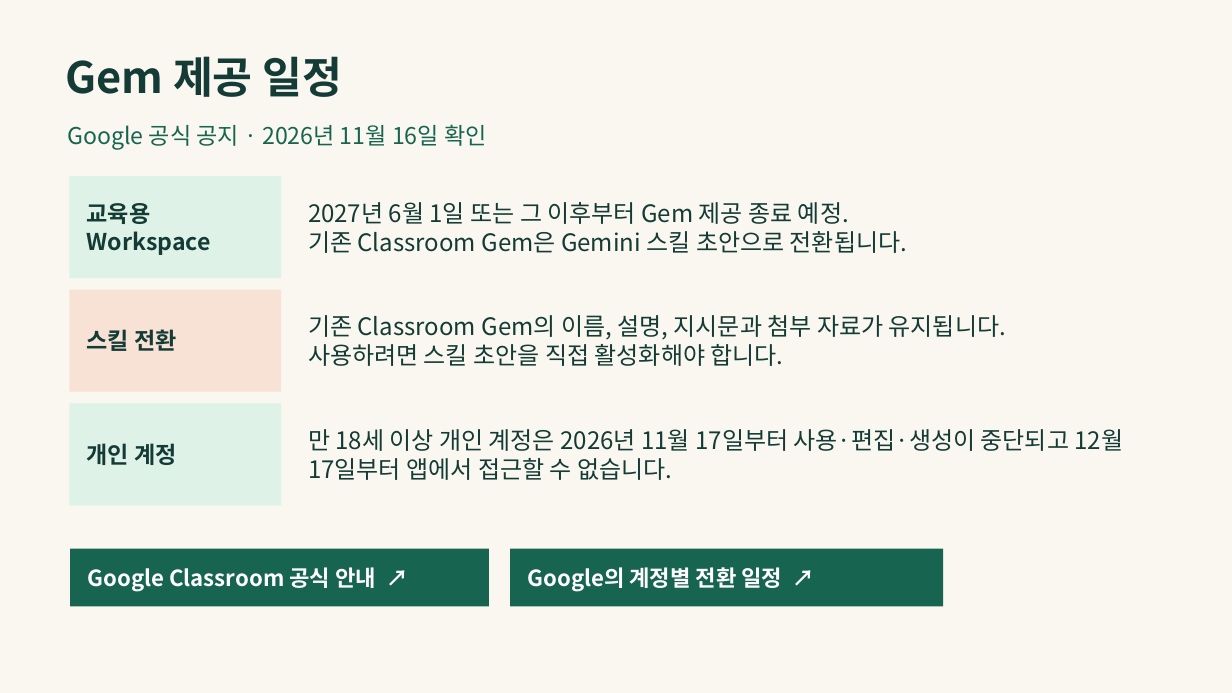
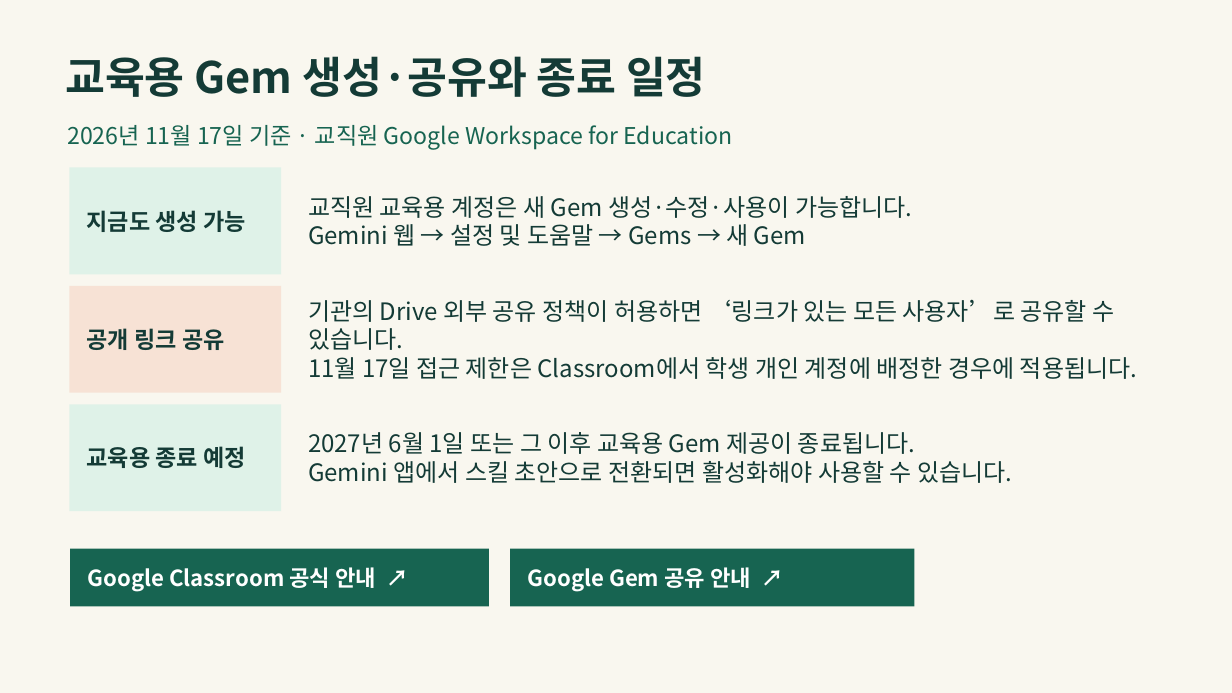
Before and after one commit to LUCKYBRIDGE/gemini-discussion, a slide deck: slide 16 of output/gemini-discussion.pptx. Drawn at 1232x693 pixels with LibreOffice and Linux fonts; fonts in the diff are those of the drawing. Boxes give left, top, right and bottom in pixels: in the first picture for what was removed or moved away, otherwise in the second. Text is boxed around its words. In the diff, an @@ line names an element or a change of style, - is before the commit and + after.

Commit message:
Clarify education Gem creation and public link sharing

```diff
--- a/output/gemini-discussion.pptx
+++ b/output/gemini-discussion.pptx
@@ text at (x1=65, y1=56, x2=706, y2=97): text changed @@
-Gem 제공 일정
+교육용 Gem 생성·공유와 종료 일정
@@ text at (x1=67, y1=125, x2=733, y2=150): text changed @@
-Google 공식 공지 · 2026년 11월 16일 확인
+2026년 11월 17일 기준 · 교직원 Google Workspace for Education
@@ rectangle "지금도 생성 가능" resized from (x1=69, y1=177, x2=281, y2=278) to (x1=69, y1=167, x2=281, y2=274) @@
@@ text at (x1=308, y1=196, x2=912, y2=246): text changed @@
-2027년 6월 1일 또는 그 이후부터 Gem 제공 종료 예정.
-기존 Classroom Gem은 Gemini 스킬 초안으로 전환됩니다.
+교직원 교육용 계정은 새 Gem 생성·수정·사용이 가능합니다.
+Gemini 웹 → 설정 및 도움말 → Gems → 새 Gem
@@ text in rectangle at (x1=87, y1=210, x2=246, y2=232): text changed @@
-교육용 Workspace
+지금도 생성 가능
@@ rectangle "공개 링크 공유" resized from (x1=69, y1=290, x2=281, y2=392) to (x1=69, y1=286, x2=281, y2=393) @@
@@ text at (x1=308, y1=299, x2=1137, y2=379): text changed @@
-기존 Classroom Gem의 이름, 설명, 지시문과 첨부 자료가 유지됩니다.
-사용하려면 스킬 초안을 직접 활성화해야 합니다.
+기관의 Drive 외부 공유 정책이 허용하면 ‘링크가 있는 모든 사용자’로 공유할 수 있습니다.
+11월 17일 접근 제한은 Classroom에서 학생 개인 계정에 배정한 경우에 적용됩니다.
@@ text in rectangle at (x1=87, y1=328, x2=225, y2=350): text changed @@
-스킬 전환
+공개 링크 공유
@@ rectangle "교육용 종료 예정" resized from (x1=69, y1=403, x2=281, y2=505) to (x1=69, y1=405, x2=281, y2=512) @@
@@ text in rectangle at (x1=87, y1=446, x2=246, y2=468): text changed @@
-개인 계정
+교육용 종료 예정
@@ text at (x1=308, y1=432, x2=1012, y2=483): text changed @@
-만 18세 이상 개인 계정은 2026년 11월 17일부터 사용·편집·생성이 중단되고 12월 17일부터 앱에서 접근할 수 없습니다.
+2027년 6월 1일 또는 그 이후 교육용 Gem 제공이 종료됩니다.
+Gemini 앱에서 스킬 초안으로 전환되면 활성화해야 사용할 수 있습니다.
@@ rectangle "Google Gem 공유 안내 ↗" resized from (x1=510, y1=549, x2=944, y2=606) to (x1=510, y1=549, x2=915, y2=606) @@
@@ text in rectangle at (x1=527, y1=567, x2=751, y2=592): text changed @@
-Google의 계정별 전환 일정 ↗
+Google Gem 공유 안내 ↗
```
Also in this commit, not shown: 1 other slide changed, 1 other file.
